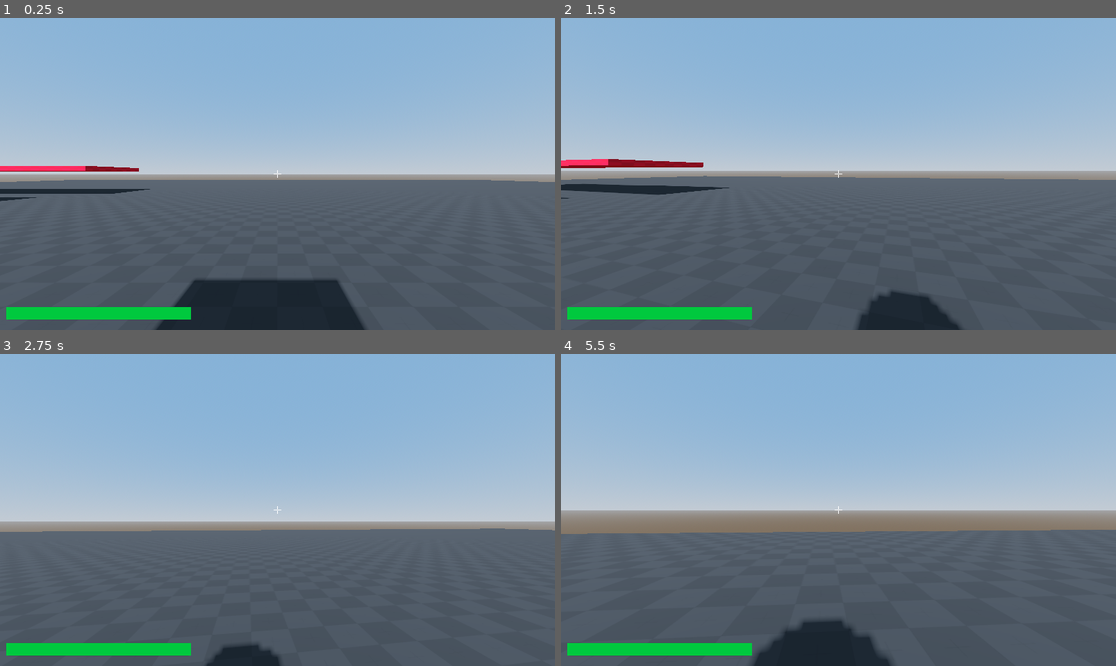
Above: before the commit, frames 1-4 (two rows, left to right).
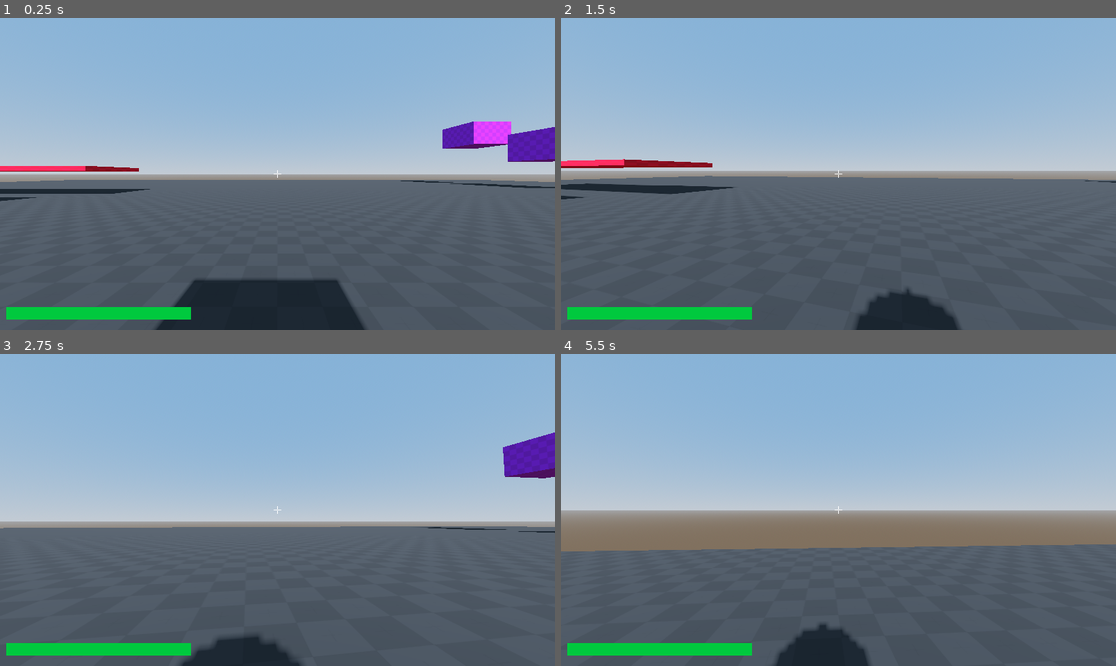
Above: after the commit, the same moments.

Repository: Lilhappy19/Karlson_remaster
Game: Godot game, scene res://scenes/main.tscn
The game is run twice, just before and just after one commit, with the same random seed, the same clock (stepped at 60 frames per second) and the same inputs.
Inputs (mouse positions are in pixels of both pictures, inside the frame that each line leads up to):
- Up to frame 1 (0.25 s): no input
- Up to frame 2 (1.5 s): tap Enter at 0.5 s; move the mouse to (866, 174) at 0.52 s; hold C (Move_Crouch_Slide, bound only after the commit) 0.53-1.28 s; hold W (Move_Forward) from 0.53 s (still down); tap Space (Move_Jump) at 0.77 s; tap Ctrl (Move_Crouch_Slide, bound only before the commit) at 0.8, 1.35 s; move the mouse to (810, 174) at 1.27 s
- Up to frame 3 (2.75 s): keep holding W (Move_Forward); tap Space (Move_Jump) at 1.52 s; tap C (Move_Crouch_Slide, bound only after the commit) at 1.55 s; move the mouse to (288, 503) at 2.02 s; hold C (Move_Crouch_Slide, bound only after the commit) from 2.03 s (still down); tap Ctrl (Move_Crouch_Slide, bound only before the commit) at 2.3 s
- Up to frame 4 (5.5 s): keep holding W (Move_Forward); move the mouse to (832, 516) at 2.77 s; release C (Move_Crouch_Slide, bound only after the commit) at 2.78 s; tap Ctrl (Move_Crouch_Slide, bound only before the commit) at 2.85, 3.8 s; tap Space (Move_Jump) at 3.02, 3.5, 3.77, 4.52 s; tap C (Move_Crouch_Slide, bound only after the commit) at 3.05, 4.35 s; move the mouse to (877, 513) at 3.52 s; hold Shift (Move_Sprint) 3.53-4.28 s; move the mouse to (794, 506) at 4.27 s; move the mouse to (844, 510) at 5.02 s; hold Ctrl (Move_Crouch_Slide, bound only before the commit) from 5.03 s (still down)

The runs differ from the first frame. In frame 1, 1.9% of the frame differs, in the area x 72-100%, y 33-55%; in frame 2, 0.3%; in frame 3, 2.9%; in frame 4, 6.1%, in the area x 0-100%, y 56-100%.

Commit message:
add: slide

Diff:
--- a/project.godot
+++ b/project.godot
@@ -43,7 +43,7 @@
 }
 Move_Crouch_Slide={
 "deadzone": 0.2,
-"events": [Object(InputEventKey,"resource_local_to_scene":fa …(140 unchanged characters)… d":false,"keycode":0,"physical_keycode":4194326,"key_label":0,"unicode":0,"location":0,"echo":false,"script":null)
+"events": [Object(InputEventKey,"resource_local_to_scene":fa …(140 unchanged characters)… d":false,"keycode":0,"physical_keycode":67,"key_label":0,"unicode":99,"location":0,"echo":false,"script":null)
 ]
 }
 Move_Sprint={
--- a/scenes/obstacles.tscn
+++ b/scenes/obstacles.tscn
@@ -74,7 +74,19 @@
 material = SubResource("StandardMaterial3D_muem4")
 
 [node name="Ramp2" type="CSGMesh3D" parent="." unique_id=1434101973]
-transform = Transform3D(-0.75673264, 0, 0.6537245, 0, 1, 0, -0.6537245, 0, -0.75673264, 34.533524, 3.120963, 30.95072)
+transform = Transform3D(-0.75673264, 0, 0.6537245, 0, 1, 0, -0.6537245, 0, -0.75673264, 33.741783, 3.120965, 28.048847)
 use_collision = true
 mesh = SubResource("PrismMesh_jbj1t")
 material = SubResource("StandardMaterial3D_muem4")
+
+[node name="Pillar4" type="CSGMesh3D" parent="." unique_id=247421057]
+transform = Transform3D(1, 0, 0, 0, 1, 0, 0, 0, 1, 28.460192, 4.520357, -20.656128)
+use_collision = true
+mesh = SubResource("BoxMesh_jei10")
+material = SubResource("StandardMaterial3D_a8y0u")
+
+[node name="Pillar5" type="CSGMesh3D" parent="." unique_id=1327259470]
+transform = Transform3D(1, 0, 0, 0, 1, 0, 0, 0, 1, 28.460192, 7.0739326, -29.67257)
+use_collision = true
+mesh = SubResource("BoxMesh_jei10")
+material = SubResource("StandardMaterial3D_a8y0u")
--- a/scenes/player.tscn
+++ b/scenes/player.tscn
@@ -14,8 +14,13 @@
 height = 0.055
 radius = 0.415
 
+[sub_resource type="StyleBoxFlat" id="StyleBoxFlat_g2els"]
+bg_color = Color(1, 0.34563863, 0.25449032, 1)
+
 [sub_resource type="StyleBoxFlat" id="StyleBoxFlat_3vyb7"]
 bg_color = Color(0, 0.7894418, 0.24210945, 1)
+border_color = Color(0, 0.9648202, 0.23898134, 1)
+border_blend = true
 
 [sub_resource type="CapsuleShape3D" id="CapsuleShape3D_3vyb7"]
 height = 1.5
@@ -53,6 +58,7 @@
 offset_right = 396.0
 offset_bottom = -21.0
 grow_vertical = 0
+theme_override_styles/background = SubResource("StyleBoxFlat_g2els")
 theme_override_styles/fill = SubResource("StyleBoxFlat_3vyb7")
 show_percentage = false
 
--- a/scripts/Player.gd
+++ b/scripts/Player.gd
@@ -5,6 +5,7 @@
 @export var health : float = 100
 @export var speed : float = 500
 @export var speed_M : float = 2
+@export var slide_threshold : int = 4
 @export var jump_force : float = 20
 @export var camera_sensitivity : float = 1
 
@@ -59,9 +60,12 @@
 
 	dir = dir.normalized().rotated(Vector3.UP,rotation.y)
 
-	if Input.is_action_pressed("Move_Crouch_Slide"):
-		linear_velocity.z = dir.z * speed / speed_M * _delta
-		linear_velocity.x = dir.x * speed / speed_M * _delta
+	var momentum : int = int(Vector3(linear_velocity.x,0,linear_velocity.z).length())
+
+	if Input.is_action_pressed("Move_Crouch_Slide") and ground_check_shape.is_colliding():
+		if momentum <= slide_threshold:
+			linear_velocity.z = dir.z * speed / speed_M * _delta
+			linear_velocity.x = dir.x * speed / speed_M * _delta
 	elif Input.is_action_pressed("Move_Sprint"):
 		linear_velocity.z = dir.z * speed * speed_M * _delta
 		linear_velocity.x = dir.x * speed * speed_M * _delta
